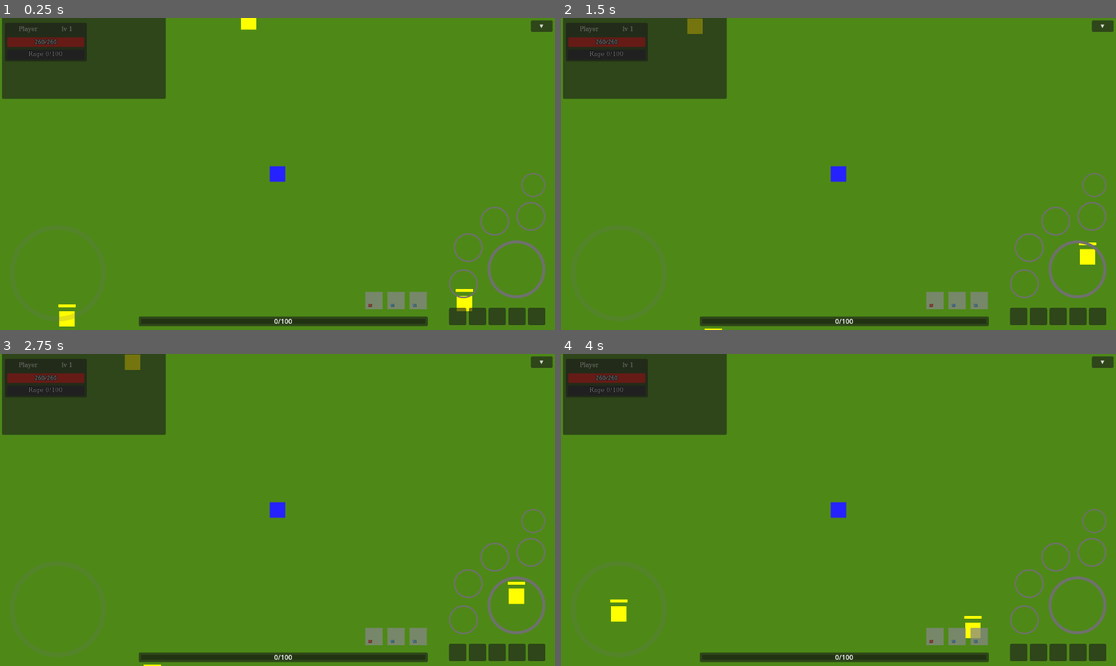
Above: before the commit, frames 1-4 (two rows, left to right).
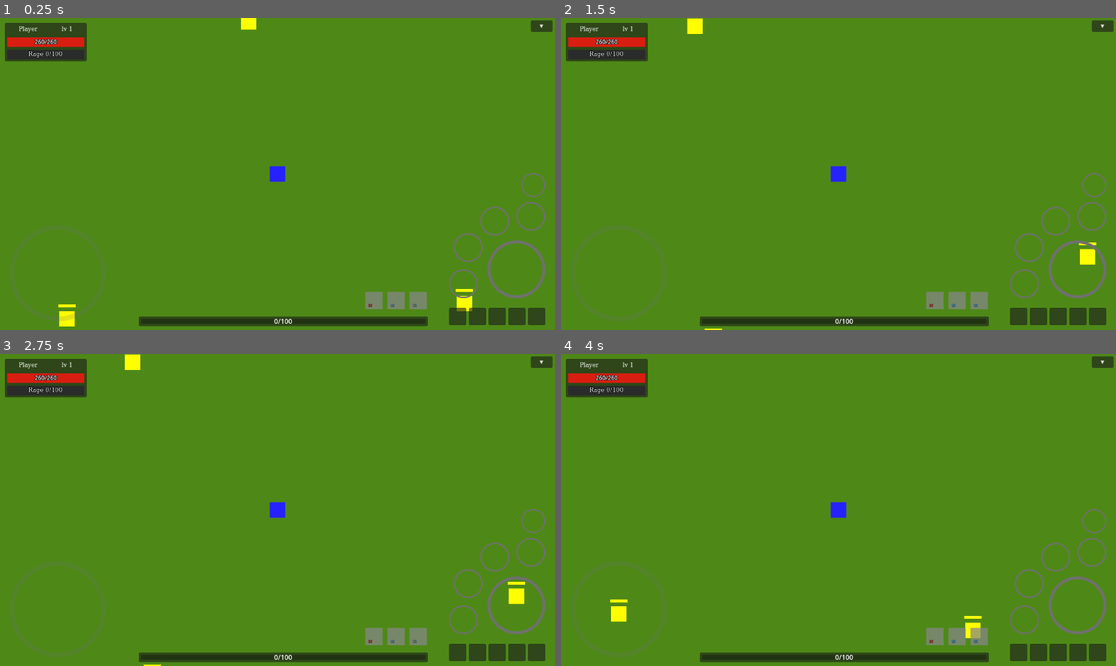
Above: after the commit, the same moments.

Repository: denisshkytko/mmo-mvp-godot
Game: Godot game, scene res://game/scenes/Main.tscn
Same seed, same stepped clock (60 frames per second), same inputs: the game is played once before the commit and once after it. This scene is started directly instead of the project's main scene. The engine's default icon, where the game draws it, is replaced by a stand-in: a white triangle on a blue panel in a dark square.
Inputs (mouse positions are in pixels of both pictures, inside the frame that each line leads up to):
- Up to frame 1 (0.25 s): no input
- Up to frame 2 (1.5 s): click (1016, 317) at 0.5 s; click (1038, 317) at 1.25 s
- Up to frame 3 (2.75 s): click (499, 653) at 2 s
- Up to frame 4 (4 s): click (1077, 653) at 2.75 s; click (1099, 653) at 3.5 s

The runs differ from the first frame. In frame 1, 7.3% of the frame differs, in the area x 0-30%, y 0-27%; in frame 2, 7.3%; in frame 3, 7.3%; in frame 4, 7.3%.
Error before the commit: Parse Error: Function "get_viewport_rect()" not found in base self. (res://ui/game/hud/character_hud.gd:578)

Commit message:
Fix viewport rect lookup in CharacterHUD

Diff:
--- a/ui/game/hud/character_hud.gd
+++ b/ui/game/hud/character_hud.gd
@@ -575,7 +575,8 @@
 	if tooltip_panel == null or panel == null:
 		return
 
-	var vp: Rect2 = get_viewport_rect()
+	var viewport := get_viewport()
+	var vp: Rect2 = viewport.get_visible_rect() if viewport != null else Rect2()
 	var desired := anchor_pos + TOOLTIP_OFFSET
 	var tsize := tooltip_panel.size
 
